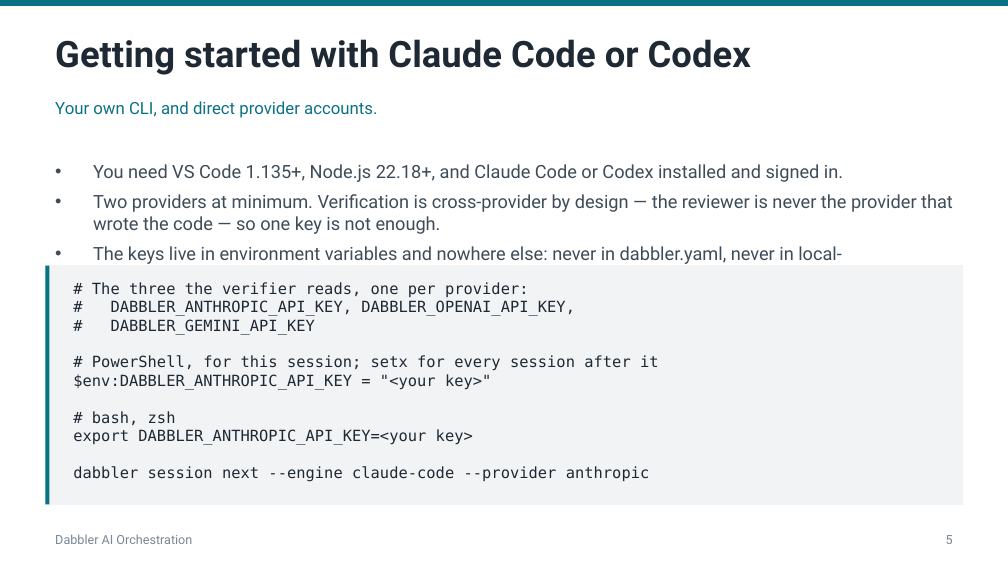
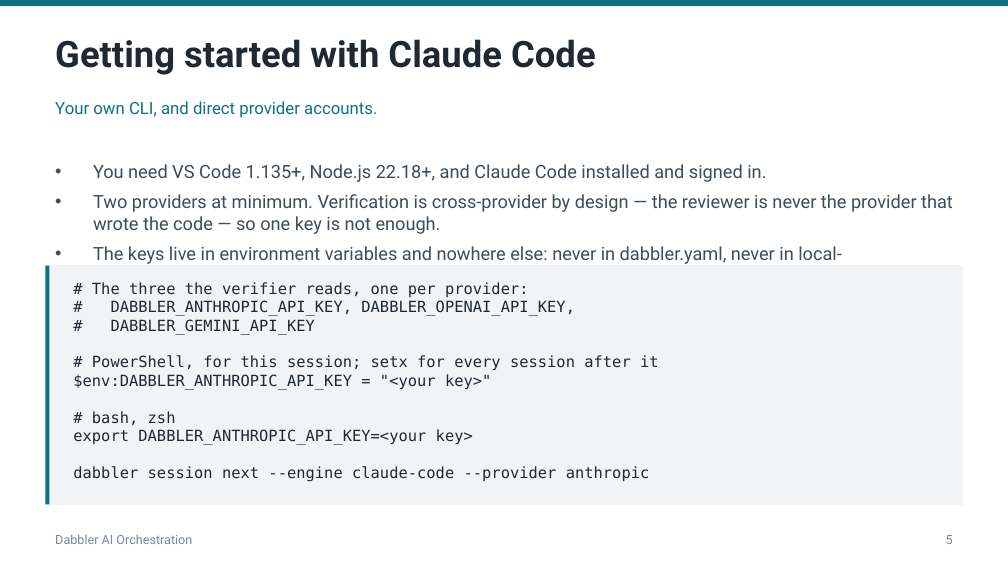
Before and after one commit to darndestdabbler/dabbler-ai-orchestration, a slide deck: slide 5 of docs/onboarding/dabbler-onboarding.pptx. Drawn at 1008x567 pixels with LibreOffice and Linux fonts; fonts in the diff are those of the drawing. Boxes give left, top, right and bottom in pixels: in the first picture for what was removed or moved away, otherwise in the second. Text is boxed around its words. In the diff, an @@ line names an element or a change of style, - is before the commit and + after.

Commit message:
Session 137: Make the pages a buyer and a first-time operator read say what this product actually is, and ship the block. Codex comes out of the live documented surface -- the engine list in the managed body's templates, the --engine help, the quick start, the driving guide, the onboarding README and deck, the schema reference, the two UAT walkthroughs and the ACP walkthrough -- while the CLI keeps accepting and recording it, undocumented rather than unsupported, and every record that names it is left exactly as written. The Dabbler terminal's numbered heading is decided rather than relabelled: a chat-driven session puts no job output on the terminal and so never changes voice, which is why S133 was reported absent when the code was emitting it; the session decides the occasion a numbered heading is drawn on, takes it, and puts the session number on a job's rule where the framework's already has one. The activity-bar and settings titles become the name the marketplace uses, with the container id untouched, and the CSV tutorial is re-rendered from its generator. Then the pages themselves: the marketplace README still requires Python 3.11, a workspace .venv and pip install dabbler-ai-router, calls the extension a pure renderer of python -m ai_router.progress, organises the work into retired session sets, offers an operator a waiver that verify waive now refuses by name, and counts five close gates where GATE_CHECKS holds nine -- it is rewritten against the product that exists, the manifest's description and keywords with it, and a control in the lint chain keeps it that way. Modules -- the feature a .NET or Java team is actually buying, and the one neither page explains -- are described on both pages: a solution declared as modules, a session's plan naming one, the framework building that module a git-enabled partial checkout on the fly holding its source and its siblings' contracts and packages rather than their code, so the engine reads a codebase the size of the work rather than the size of the repository. The one image, a v1 tree reading Default 131 sets under alt text describing something it does not show, is replaced by two real captures. Releasable: this is the block's one release, and sessions 131 to 136 reach a seat with it.

```diff
--- a/docs/onboarding/dabbler-onboarding.pptx
+++ b/docs/onboarding/dabbler-onboarding.pptx
@@ text at box(55, 39, 596, 75): text changed @@
-Getting started with Claude Code or Codex
+Getting started with Claude Code
@@ text at box(93, 164, 766, 182): text changed @@
-• You need VS Code 1.135+, Node.js 22.18+, and Claude Code or Codex installed and signed in.
+• You need VS Code 1.135+, Node.js 22.18+, and Claude Code installed and signed in.
```
Also in this commit, not shown: 36 other files.
